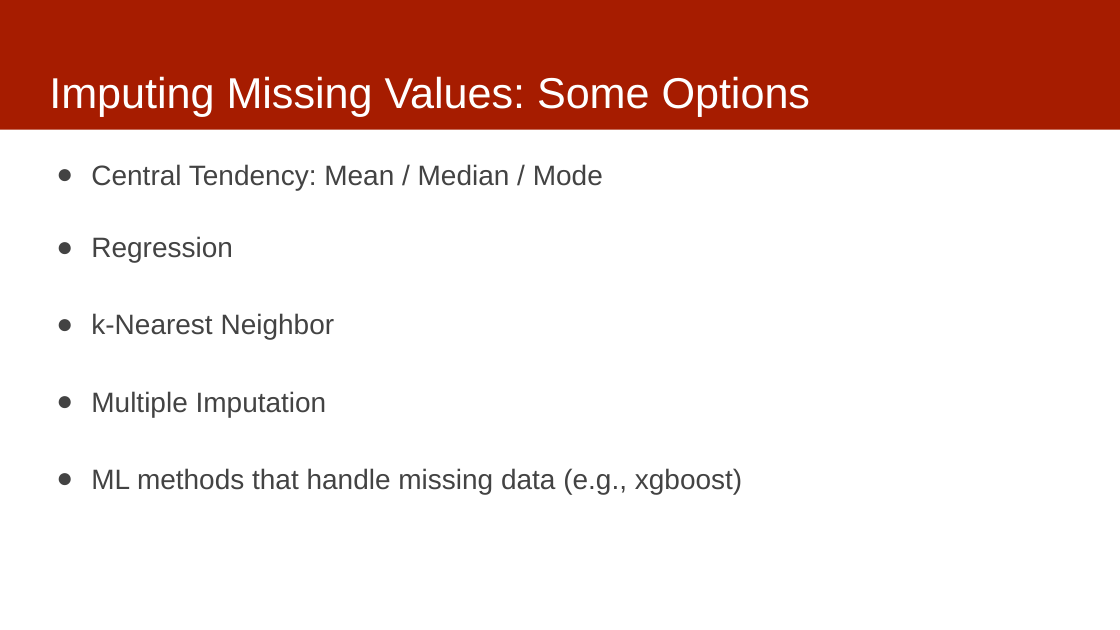
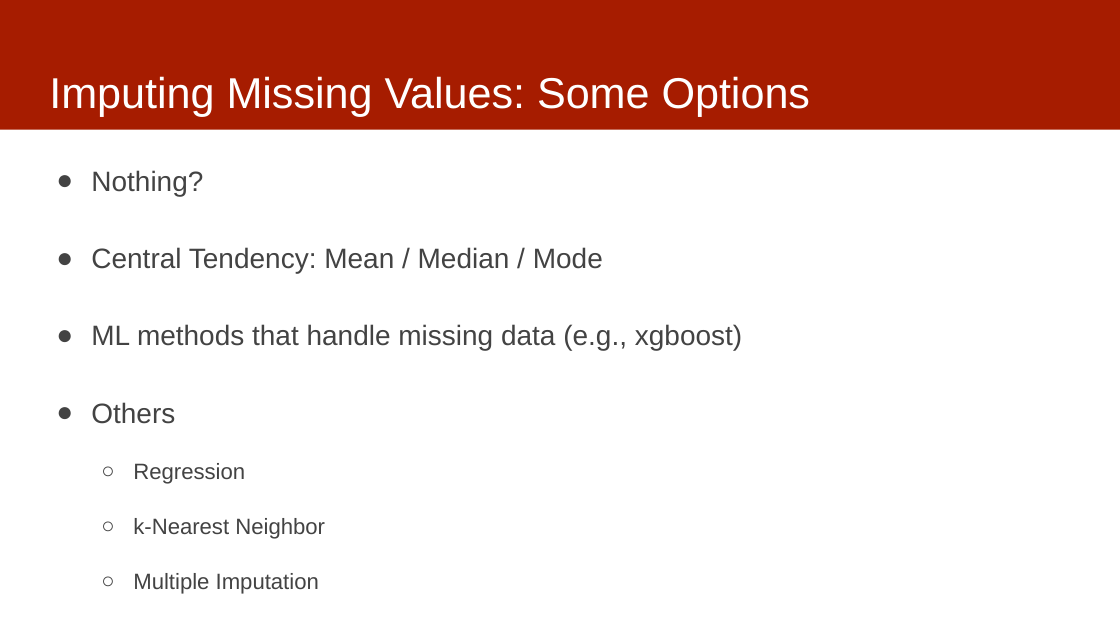
Before and after one commit to dssg/MLinPractice, a slide deck: slide 20 of Lectures/Lecture7-Features.pptx. Drawn at 1120x630 pixels with LibreOffice and Linux fonts; fonts in the diff are those of the drawing. Boxes give left, top, right and bottom in pixels: in the first picture for what was removed or moved away, otherwise in the second. Text is boxed around its words. In the diff, an @@ line names an element or a change of style, - is before the commit and + after.

```diff
--- a/Lectures/Lecture7-Features.pptx
+++ b/Lectures/Lecture7-Features.pptx
@@ text at bbox=[91, 170, 203, 196]: paragraph added @@
+● Nothing?
@@ text at bbox=[91, 324, 742, 424]: paragraphs added @@
+● ML methods that handle missing data (e.g., xgboost)
+● Others
@@ text at bbox=[91, 468, 742, 494]: paragraph removed @@
-● ML methods that handle missing data (e.g., xgboost)
@@ text at bbox=[133, 463, 325, 539]: size 24 to 19 pt in "Regression", "k-Nearest Neighbor", "Multiple Imputation"; bullet ● to ○; list level 1 to 2 in "Regression"; list level 1 to 2 in "k-Nearest Neighbor"; list level 1 to 2 in "Multiple Imputation" @@
```
Also in this commit, not shown: 1 other slide changed.
